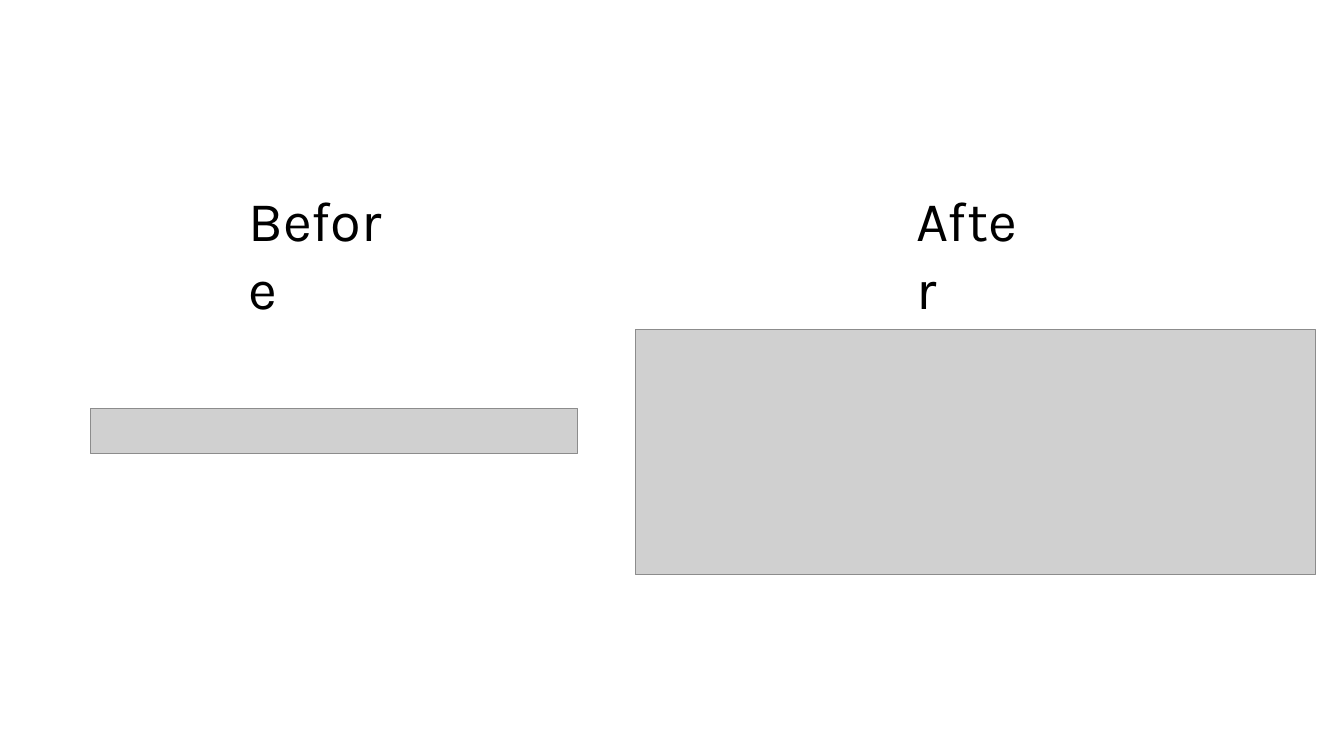
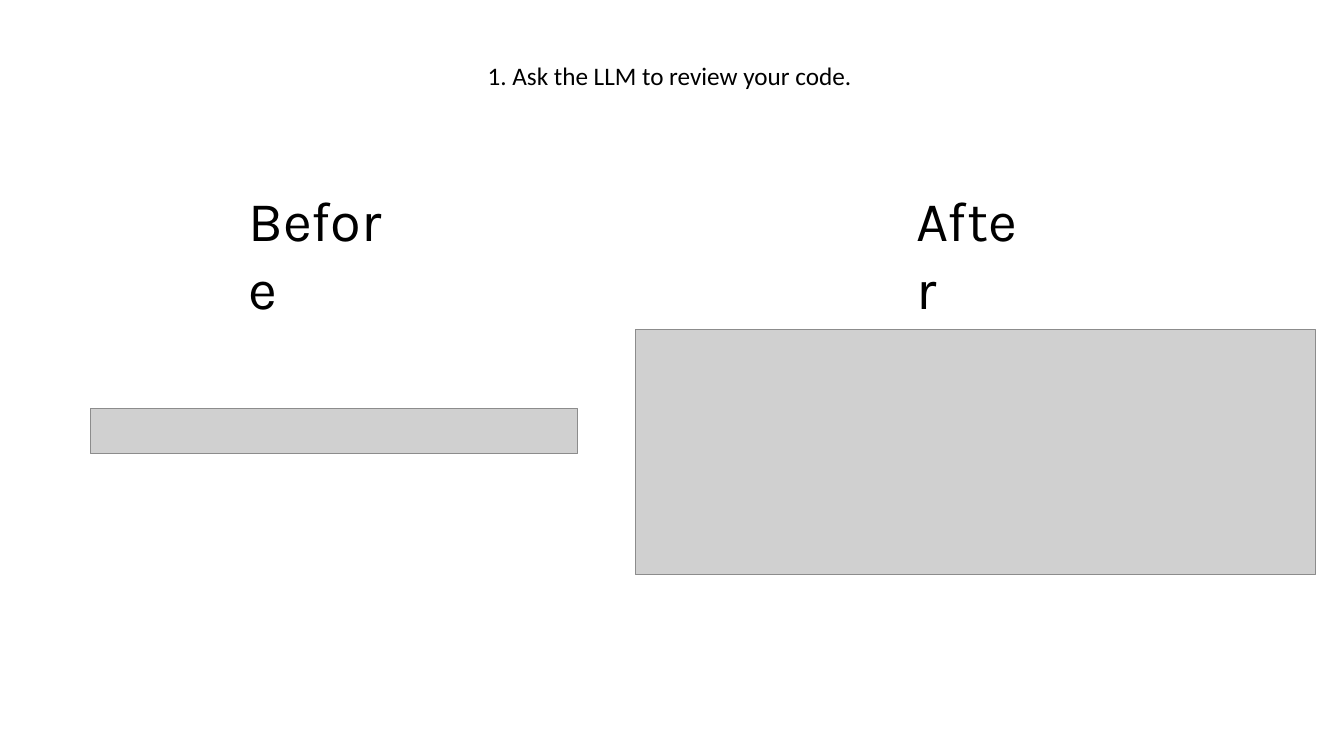
Before and after one commit to jogis0/LLM_Labs, a slide deck: slide 1 of Lab2/LLM_Homework_1_3.pptx. Drawn at 1344x756 pixels with LibreOffice and Linux fonts; fonts in the diff are those of the drawing; grey boxes stand for pictures. Boxes give left, top, right and bottom in pixels: in the first picture for what was removed or moved away, otherwise in the second. Text is boxed around its words. In the diff, an @@ line names an element or a change of style, - is before the commit and + after.

```diff
--- a/Lab2/LLM_Homework_1_3.pptx
+++ b/Lab2/LLM_Homework_1_3.pptx
@@ text added at bbox=[488, 67, 851, 89], 18 pt, text #000000 @@
+1. Ask the LLM to review your code.
```
Also in this commit, not shown: 4 other slides changed, 1 slide added, 1 slide removed, 1 other file.
